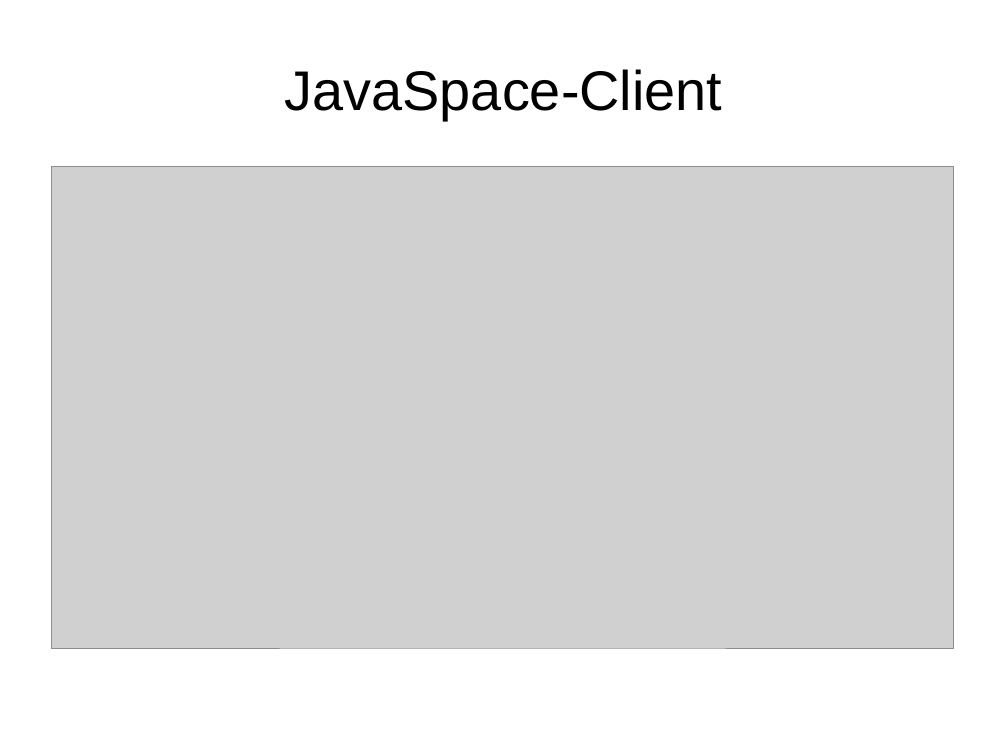
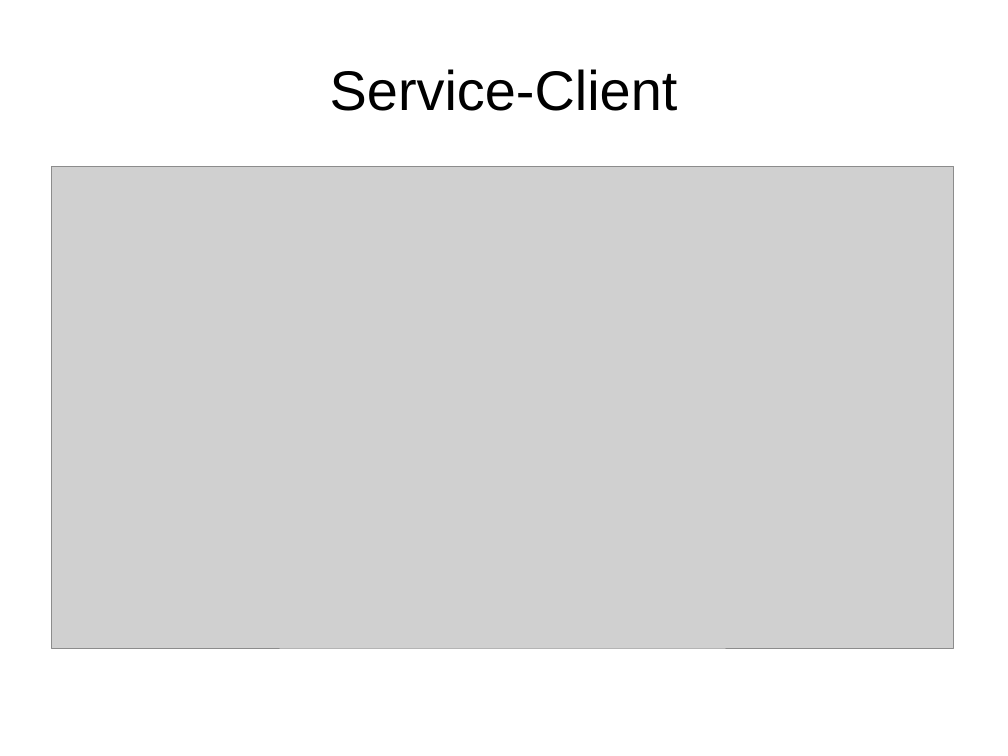
Before and after one commit to BackupTheBerlios/autopsi-svn, a slide deck: slide 13 of trunk/org/mr2/präsentation.ppt. Drawn at 1008x756 pixels with LibreOffice and Linux fonts; fonts in the diff are those of the drawing; grey boxes stand for pictures; background and template pictures are left out. Boxes give left, top, right and bottom in pixels: in the first picture for what was removed or moved away, otherwise in the second. Text is boxed around its words. In the diff, an @@ line names an element or a change of style, - is before the commit and + after.

```diff
--- a/trunk/org/mr2/präsentation.ppt
+++ b/trunk/org/mr2/präsentation.ppt
@@ title at (330, 69, 678, 111): text changed @@
-JavaSpace-Client
+Service-Client
```
